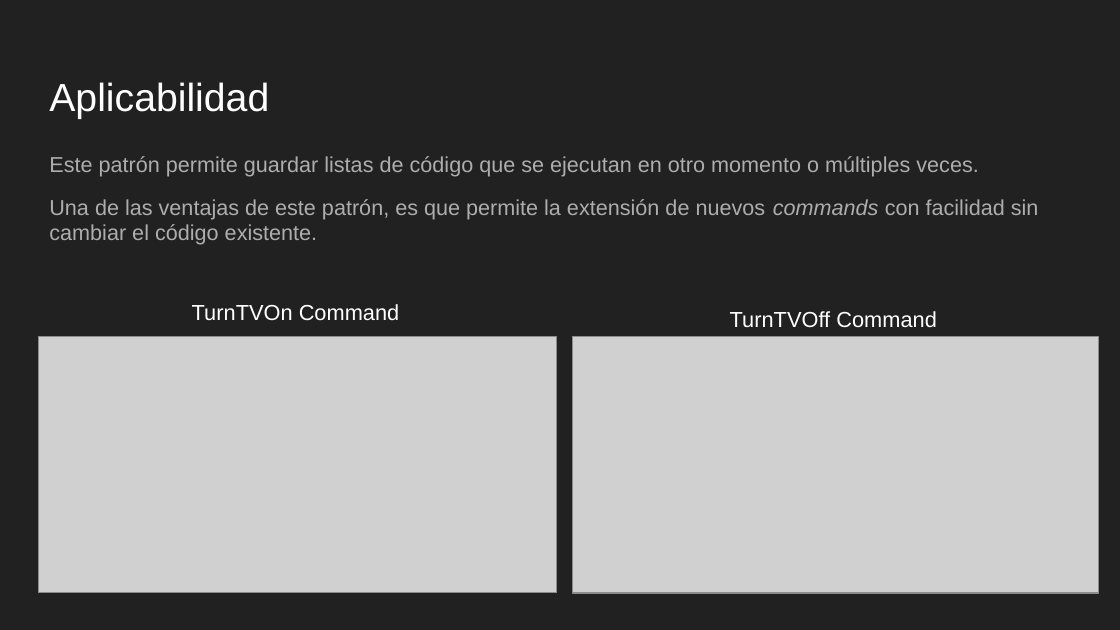
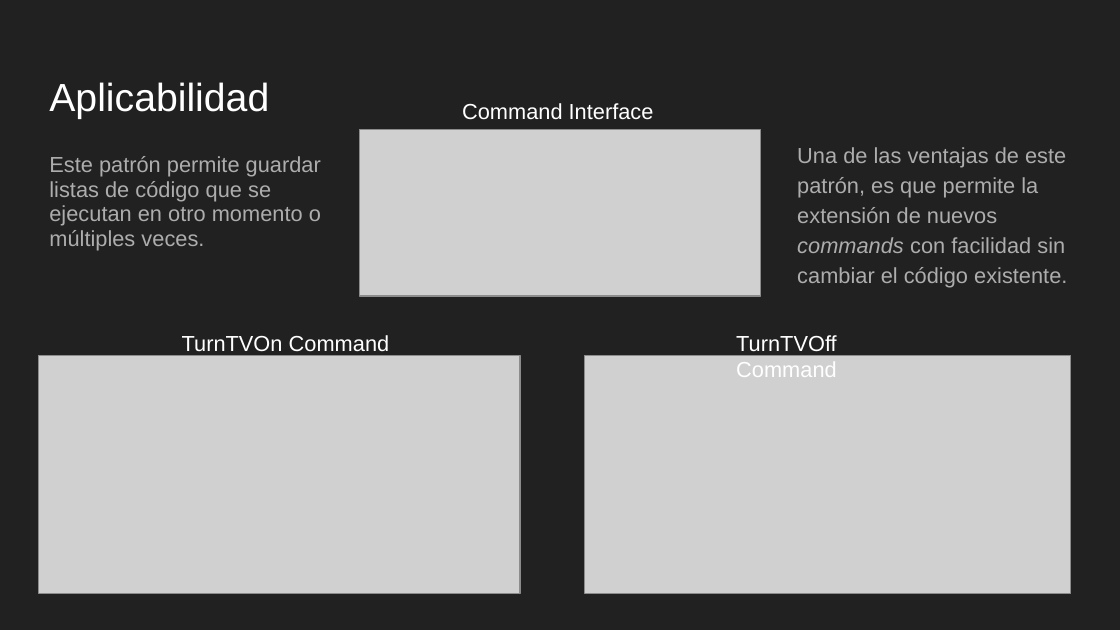
Before and after one commit to MichaelBosworth2/PatternDesigns, a slide deck: slide 14 of Patter Desings.pptx. Drawn at 1120x630 pixels with LibreOffice and Linux fonts; fonts in the diff are those of the drawing; grey boxes stand for pictures. Boxes give left, top, right and bottom in pixels: in the first picture for what was removed or moved away, otherwise in the second. Text is boxed around its words. In the diff, an @@ line names an element or a change of style, - is before the commit and + after.

```diff
--- a/Patter Desings.pptx
+++ b/Patter Desings.pptx
@@ text added at bbox=[462, 103, 654, 120], 14 pt, text #FFFFFF @@
+Command Interface
@@ text "Este patrón permite guardar listas ..." at bbox=[49, 156, 321, 251]: size 13.9 to 14 pt; more space between paragraphs @@
@@ picture added at bbox=[360, 130, 760, 297] @@
@@ text added at bbox=[797, 147, 1067, 288], 14 pt, text #ADADAD @@
+Una de las ventajas de este patrón, es que permite la extensión de nuevos commands con facilidad sin cambiar el código existente.
@@ text at bbox=[49, 199, 1039, 245]: paragraph removed @@
-Una de las ventajas de este patrón, es que permite la extensión de nuevos commands con facilidad sin cambiar el código existente.
@@ text "TurnTVOn Command" rewrapped from bbox=[192, 304, 400, 321] to bbox=[182, 335, 390, 356] @@
@@ text "TurnTVOff Command" rewrapped from bbox=[730, 311, 937, 328] to bbox=[736, 335, 837, 377] @@
@@ picture: place and size @@
-picture at bbox=[38, 337, 557, 594]
+picture at bbox=[38, 355, 520, 592]
@@ picture: place and size @@
-picture at bbox=[572, 336, 1098, 592]
+picture at bbox=[585, 355, 1071, 592]
```
Also in this commit, not shown: 1 other slide changed.
